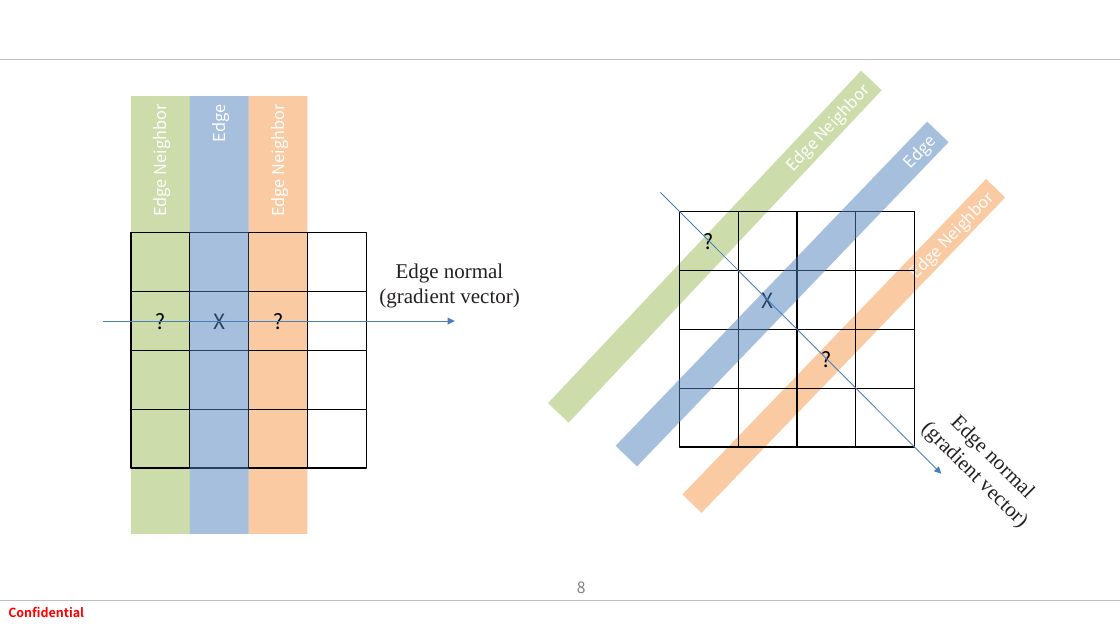
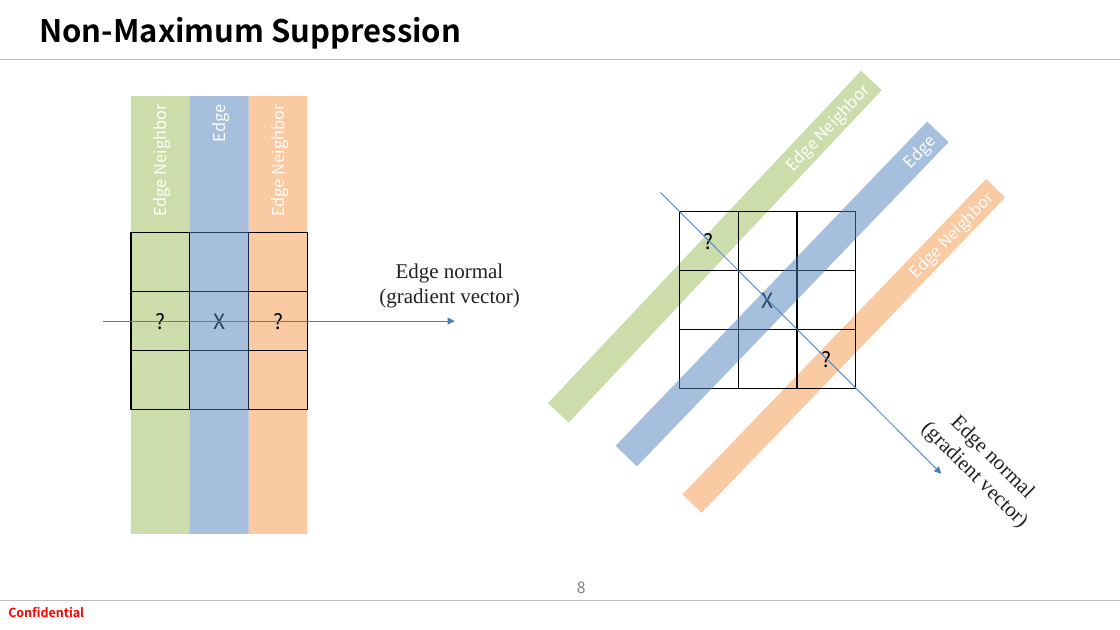
Before and after one commit to tuananh020400/FresherXavisTech, a slide deck: slide 8 of Document/SlideWeek4/CannyEdge.pptx. Drawn at 1120x630 pixels with LibreOffice and Linux fonts; fonts in the diff are those of the drawing; background and template pictures are left out. Boxes give left, top, right and bottom in pixels: in the first picture for what was removed or moved away, otherwise in the second. Text is boxed around its words. In the diff, an @@ line names an element or a change of style, - is before the commit and + after.

```diff
--- a/Document/SlideWeek4/CannyEdge.pptx
+++ b/Document/SlideWeek4/CannyEdge.pptx
@@ title added at (39,17,462,49), 26.6 pt, text #000000, bold @@
+Non-Maximum Suppression
@@ group removed at (680,212,915,447): 7 rectangles @@
@@ group removed at (131,233,366,468): 7 rectangles @@
```
Also in this commit, not shown: 5 slides added, 3 other files.
